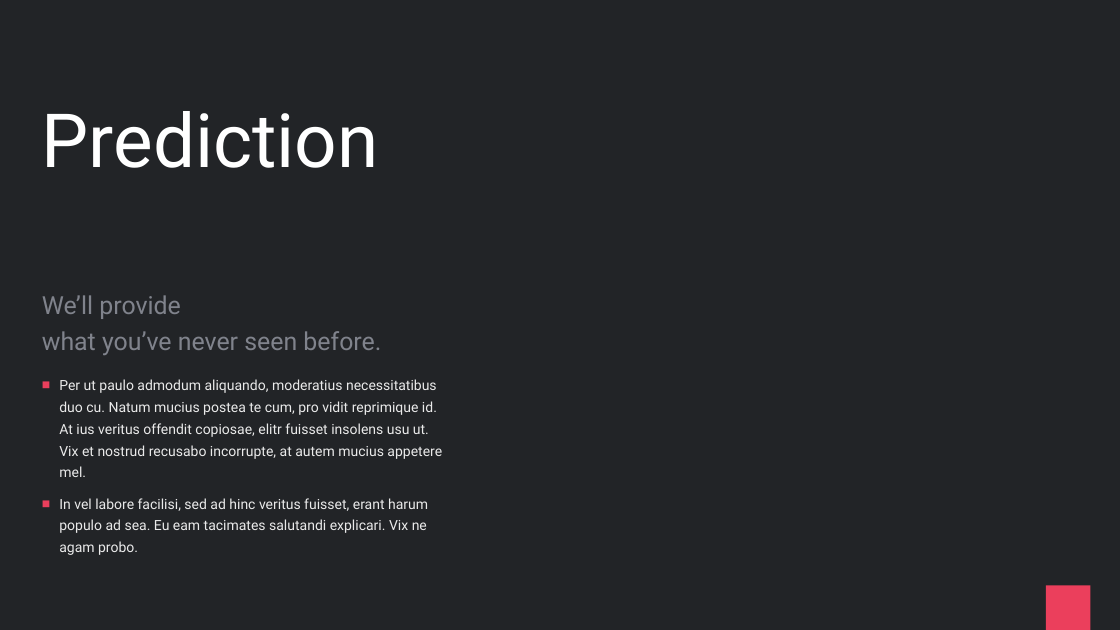
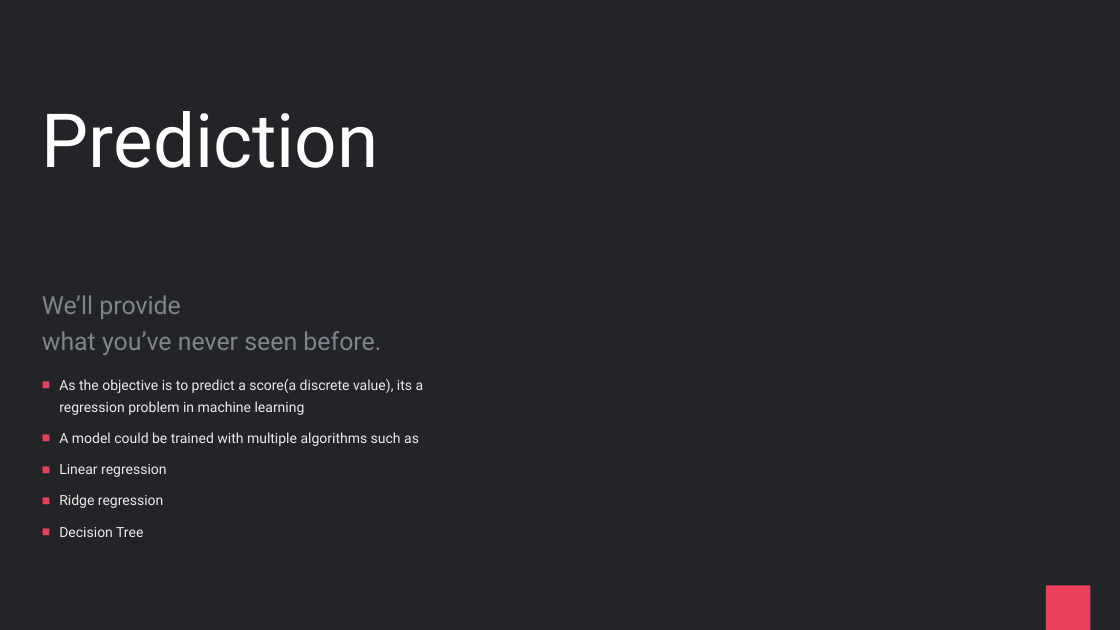
Before and after one commit to praveenraghuvanshi/tech-sessions, a slide deck: slide 8 of drafts/Sport Analytics/cricket-analytics.pptx (slide 7 before the commit). Drawn at 1120x630 pixels with LibreOffice and Linux fonts; fonts in the diff are those of the drawing. Boxes give left, top, right and bottom in pixels: in the first picture for what was removed or moved away, otherwise in the second. Text is boxed around its words. In the diff, an @@ line names an element or a change of style, - is before the commit and + after.

```diff
--- a/drafts/Sport Analytics/cricket-analytics.pptx
+++ b/drafts/Sport Analytics/cricket-analytics.pptx
@@ text at [59, 379, 424, 537]: text changed @@
-■ Per ut paulo admodum aliquando, moderatius necessitatibus duo cu. Natum mucius postea te cum, pro vidit reprimique id. At ius veritus offendit copiosae, elitr fuisset insolens usu ut. Vix et nostrud recusabo incorrupte, at autem mucius appetere mel.
-■ In vel labore facilisi, sed ad hinc veritus fuisset, erant harum populo ad sea. Eu eam tacimates salutandi explicari. Vix ne agam probo.
+■ As the objective is to predict a score(a discrete value), its a regression problem in machine learning
+■ A model could be trained with multiple algorithms such as
+■ Linear regression
+■ Ridge regression
+■ Decision Tree
```
Also in this commit, not shown: 2 other slides changed, 5 slides added.
